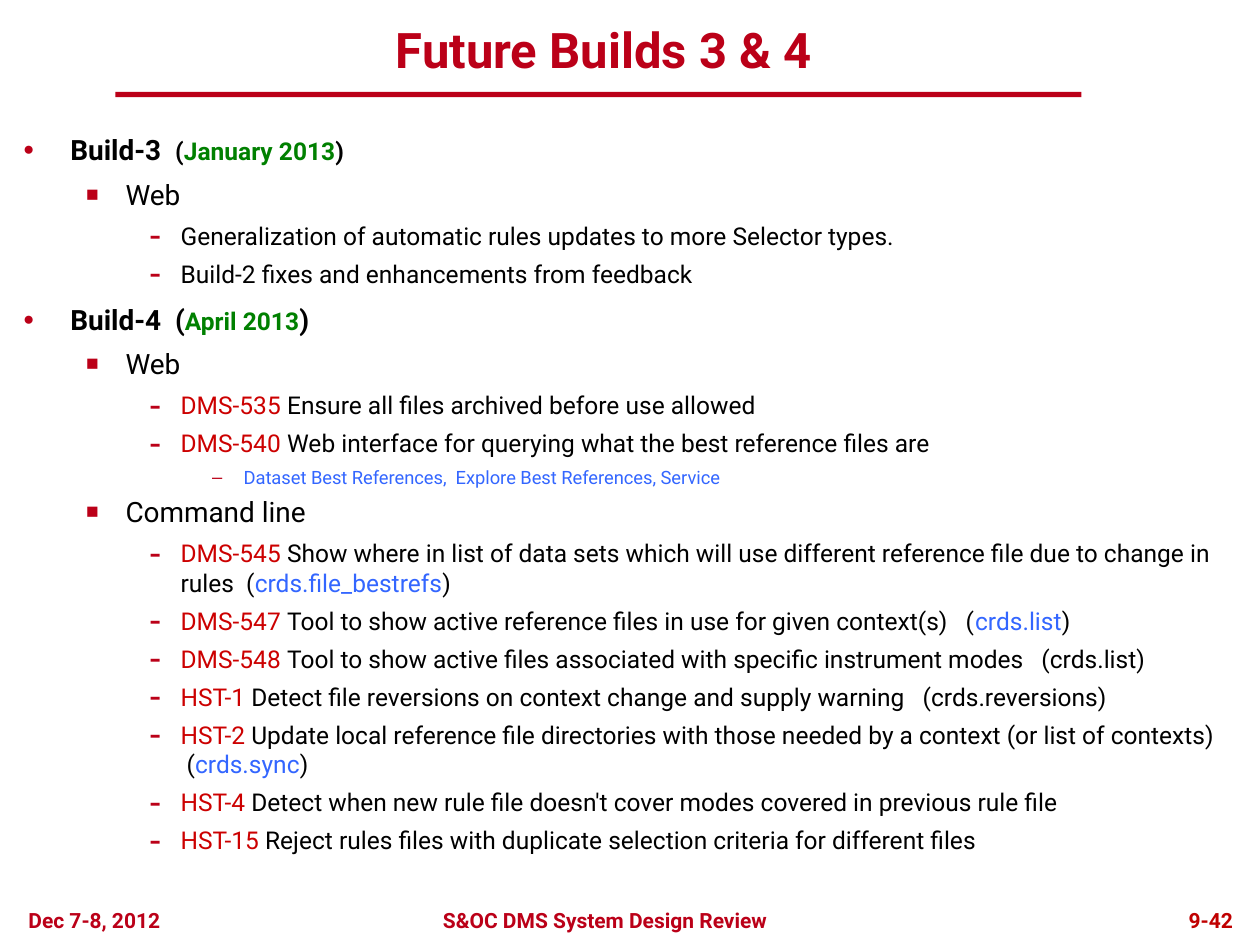
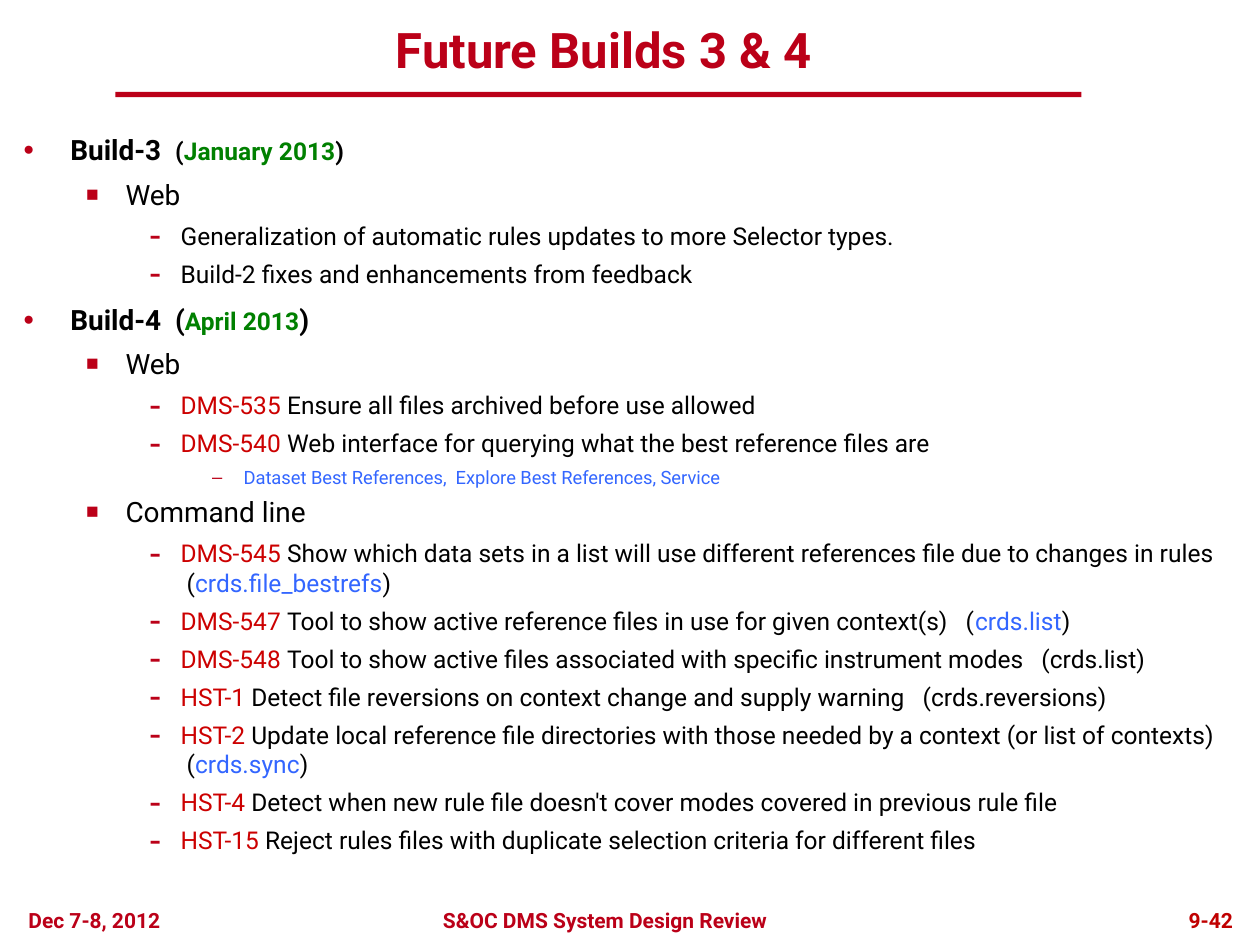
Before and after one commit to spacetelescope/crds, a slide deck: slide 41 of docs/DMS_SDR2_09_CRDS_final.pptx. Drawn at 1260x945 pixels with LibreOffice and Linux fonts; fonts in the diff are those of the drawing; background and template pictures are left out. Boxes give left, top, right and bottom in pixels: in the first picture for what was removed or moved away, otherwise in the second. Text is boxed around its words. In the diff, an @@ line names an element or a change of style, - is before the commit and + after.

```diff
--- a/docs/DMS_SDR2_09_CRDS_final.pptx
+++ b/docs/DMS_SDR2_09_CRDS_final.pptx
@@ text at [181,543,1213,597]: text changed @@
-    – DMS-545 Show where in list of data sets which will use different reference file due to change in rules (crds.file_bestrefs)
+    – DMS-545 Show which data sets in a list will use different references file due to changes in rules (crds.file_bestrefs)
```
Also in this commit, not shown: 2 other slides changed.
